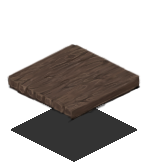
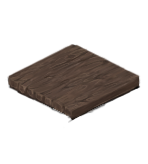
Layered file, before and after one edit (148 x 164). Changes by layer:
hid "Shadow" over [11, 108, 137, 162]
